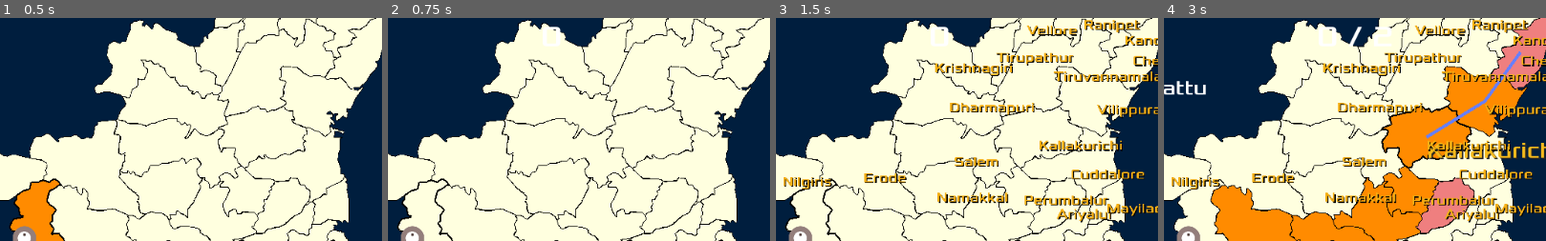
Above: before the commit, frames 1-4 (left to right).
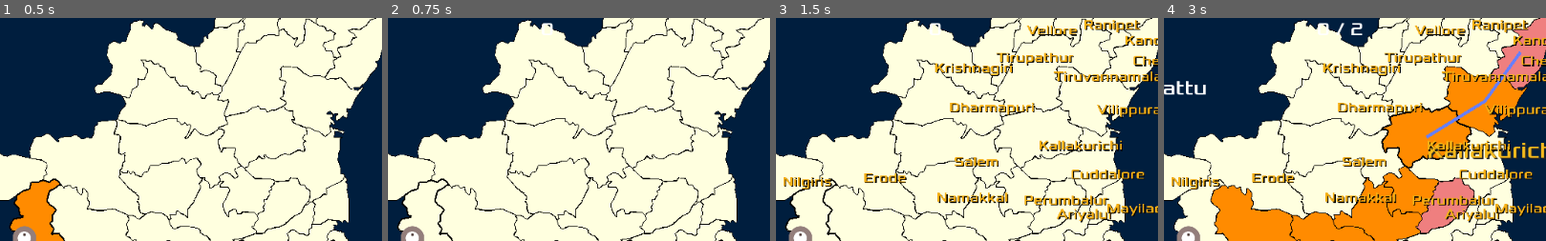
Above: after the commit, the same moments.

Repository: sharun-s/godot-tn
Game: Godot game, scene res://Node2D.tscn
The game is run twice, just before and just after one commit, with the same random seed, the same clock (stepped at 60 frames per second) and the same inputs.
Inputs (mouse positions are % of the whole screen's width and height, from its top left):
- Up to frame 1 (0.5 s): no input
- Up to frame 2 (0.75 s): click "Quiz" at 0.5 s
- Up to frame 3 (1.5 s): click "Labels" at 1.25 s
- Up to frame 4 (3 s): tap Enter at 2 s; drag from (65, 42) to (31, 49) at 2.02 s; tap Space at 2.75 s; drag from (75, 8) to (31, 49) at 2.77 s
The pictures show only the part of the screen within x 28-78%, y 0-50%; the shares and areas given below are measured in that part.

Frame 1 is identical in both runs. In frame 2, 0.3% of the frame differs, in the area x 40-46%, y 2-13%; in frame 3, 0.3%; in frame 4, 0.7%, in the area x 40-60%, y 2-13%.

Commit message:
Timed quiz option

Diff:
--- a/Node2D.tscn
+++ b/Node2D.tscn
@@ -18,7 +18,7 @@
 font_data = ExtResource( 3 )
 
 [sub_resource type="DynamicFont" id=4]
-size = 40
+size = 24
 font_data = ExtResource( 3 )
 
 [sub_resource type="DynamicFont" id=5]
@@ -106,6 +106,18 @@
 "_edit_use_anchors_": false
 }
 
+[node name="Clock" type="Label" parent="HUD"]
+anchor_left = 0.5
+anchor_right = 0.5
+margin_left = 3.0
+margin_top = 37.0
+margin_right = 43.0
+margin_bottom = 86.0
+custom_fonts/font = SubResource( 4 )
+__meta__ = {
+"_edit_use_anchors_": false
+}
+
 [node name="E" type="Button" parent="HUD"]
 margin_left = 128.0
 margin_top = 64.0
@@ -155,8 +167,11 @@
 [node name="Timer" type="Timer" parent="."]
 one_shot = true
 
+[node name="QuizTimer" type="Timer" parent="."]
+
 [connection signal="ready" from="." to="." method="_on_TN_ready"]
 [connection signal="hit" from="Camera2D/Player" to="." method="_on_Player_hit"]
 [connection signal="pressed" from="HUD/Button" to="." method="_on_Button_pressed"]
 [connection signal="toggled" from="HUD/Labels" to="." method="_on_Labels_toggled"]
 [connection signal="pressed" from="HUD/Learn" to="." method="_on_Learn_toggled"]
+[connection signal="timeout" from="QuizTimer" to="." method="_on_QuizTimer_timeout"]
--- a/TN.gd
+++ b/TN.gd
@@ -354,7 +354,7 @@
 		highlight_district(district, false, true)
 
 func select(district):
-	if game_in_progress==1:
+	if game_in_progress==1 and attempts < turns:
 		if district == challenge:
 			score+=1
 			attempts+=1
@@ -374,7 +374,11 @@
 			get_node(district).get_child(0).color=selected_color_wrong
 			$HUD/Message.text=challenge+"???\n  Try Again!\nThat was "+district
 		if attempts==turns:
-			timed_msg('Not bad! \nYou scored '+str(score)+' / '+str(turns),3, 25, Color.orangered)
+			if timedquiz:
+				$QuizTimer.stop()
+				timed_msg('Not bad! \nYou scored '+str(score)+' / '+str(turns)+'\n Taking '+str(seconds)+' seconds',3, 25, Color.orangered)
+			else:
+				timed_msg('Not bad! \nYou scored '+str(score)+' / '+str(turns),3, 25, Color.orangered)
 			yield($Timer, "timeout")
 			challenges_completed.clear()
 			game_over()
@@ -471,6 +475,8 @@
 	timed_msg("You have 10 turns\n Find the Districts!",3)
 	yield($Timer,"timeout")
 	new_challenge()
+	if timedquiz:
+		$QuizTimer.start()
 
 var challenges_completed:=[]
 func new_challenge():
@@ -487,6 +493,7 @@
 	deselect()
 	walkpath.clear_points()
 	$HUD/Score.text=''
+	$HUD/Clock.text=''
 	$HUD/Message.text=''
 	$Label.text=''
 	$HUD/Button.show()
@@ -501,7 +508,7 @@
 #		print(i,' ', tree.has_group(i), ' ',ng.size())
 #		for j in ng:
 #			print(j.name)
-	print('GAME OVER ******',tree.get_node_count())
+#	print('GAME OVER ******',tree.get_node_count())
 
 func blink(district, color):
 	var dx=get_node(district).get_child(0)
@@ -768,3 +775,9 @@
 		$HUD/Message.text=years[current_year]+'\n Districts created: '+str(cache.size())
 		get_tree().call_group(years[current_year],"show")
 		current_year=current_year+1
+
+var seconds:=0
+var timedquiz:=false
+func _on_QuizTimer_timeout():
+	seconds=seconds+1
+	$HUD/Clock.text=str(seconds)
